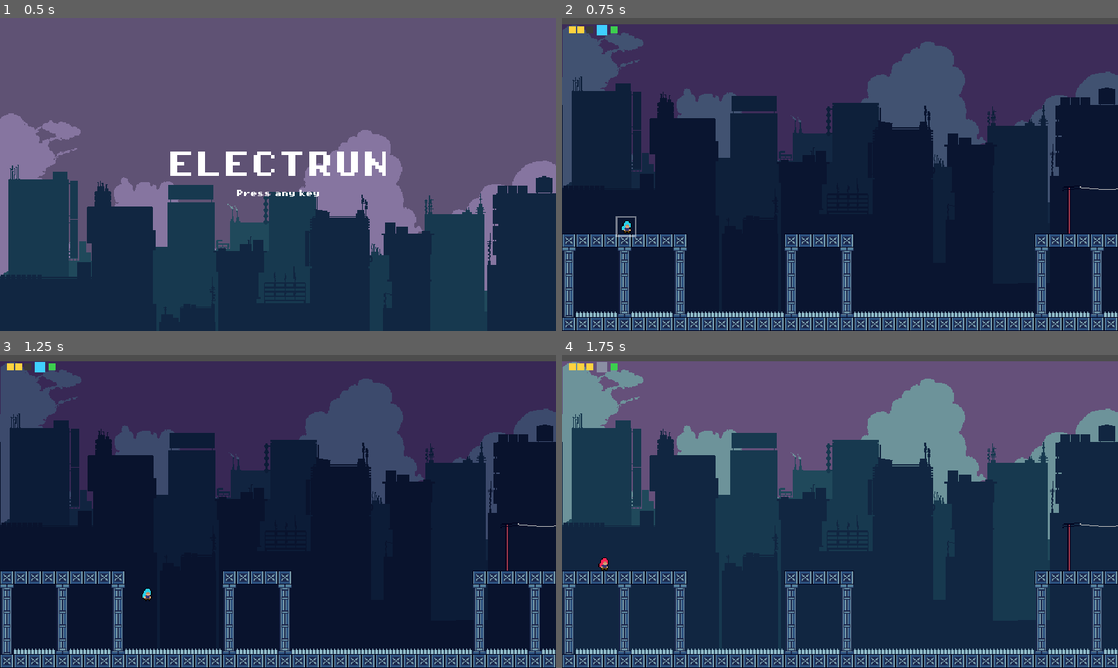
Above: before the commit, frames 1-4 (two rows, left to right).
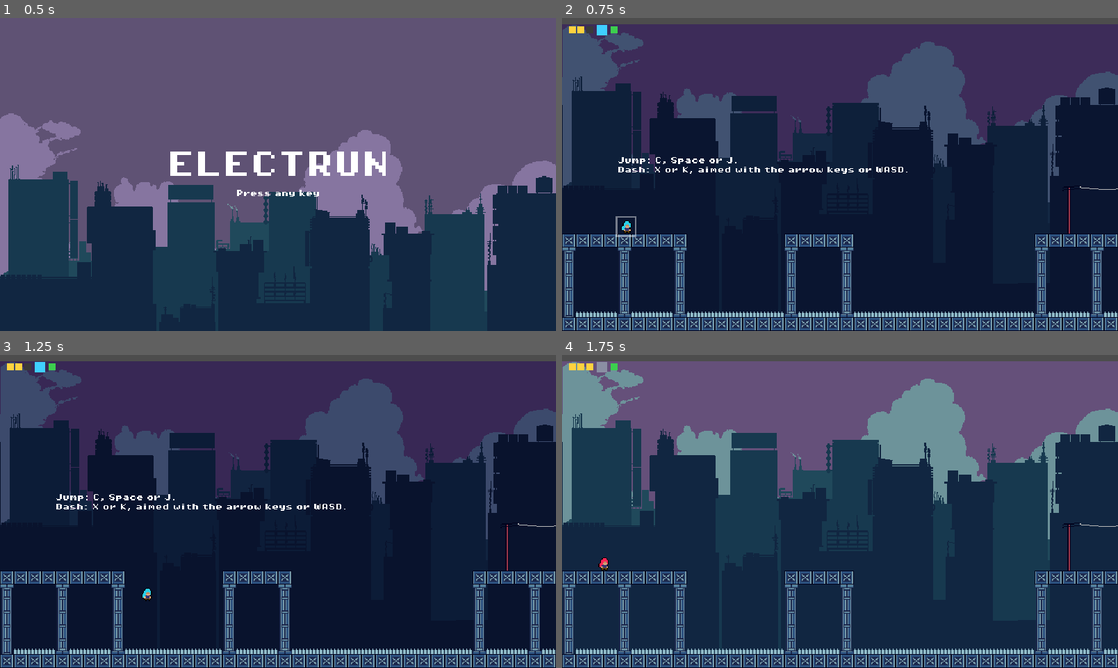
Above: after the commit, the same moments.

Repository: Pat-Rosander/TRI10NWARE
Game: Godot game, scene res://world/main.tscn
The game is run twice, just before and just after one commit, with the same random seed, the same clock (stepped at 60 frames per second) and the same inputs.
Inputs (mouse positions are in pixels of both pictures, inside the frame that each line leads up to):
- Up to frame 1 (0.5 s): no input
- Up to frame 2 (0.75 s): tap Enter at 0.5 s; move the mouse to (962, 158) at 0.52 s; hold Right (move_right) from 0.53 s (still down); tap Z (switch) at 0.6 s; click (962, 158) at 0.67 s
- Up to frame 3 (1.25 s): keep holding Right (move_right); tap Space (jump) at 0.77 s
- Up to frame 4 (1.75 s): move the mouse to (728, 527) at 1.27 s; release Right (move_right) at 1.28 s; hold Down (move_down) from 1.28 s (still down); tap X (dash) at 1.35 s; click (728, 527) at 1.42 s; tap Space (jump) at 1.52 s; tap Z (switch) at 1.55 s

Frame 1 is identical in both runs. In frame 2, 0.5% of the frame differs, in the area x 10-63%, y 44-50%; in frame 3, 0.5%; in frame 4, nothing differs.

Commit message:
M6 step 6: Control hints
Co-Authored-By: Claude Opus 5.5 <noreply@anthropic.com>

Diff:
--- a/game/autoload/game_state.gd
+++ b/game/autoload/game_state.gd
@@ -1,7 +1,8 @@
 # GameState autoload, the save record: committed collectible IDs, permanent unlock flags and the
 # completion flag, kept apart from the temporary electricity a death resets, plus the run's tick
-# count and the best completion time. Progress lives in memory for the session only; the best time
-# is the one value saved to disk (user://best.cfg, M6 step 5). Serves AC G-02.
+# count, the best completion time and the control hints already shown this run. Progress lives in
+# memory for the session only; the best time is the one value saved to disk (user://best.cfg,
+# M6 step 5). Serves AC G-02.
 extends Node
 
 ## Where the best completion time is saved. In the browser, user:// is browser storage.
@@ -22,6 +23,7 @@
 
 var _collectibles: Dictionary = {}
 var _unlocks: Dictionary = {}
+var _hints: Dictionary = {}
 
 
 func _ready() -> void:
@@ -57,16 +59,27 @@
 	return _unlocks.has(flag)
 
 
+## Records the hint [param id] ("<room_id>/<NodeName>") as shown for the rest of this run.
+func mark_hint_shown(id: String) -> void:
+	_hints[id] = true
+
+
+## True if the hint [param id] has been shown this run.
+func is_hint_shown(id: String) -> bool:
+	return _hints.has(id)
+
+
 ## Records that the game has been completed.
 func mark_completed() -> void:
 	completed = true
 
 
-## Starts a new run: no collectibles, no unlocks, not completed, the timer at zero. The best time
-## is kept.
+## Starts a new run: no collectibles, no unlocks, no hints shown, not completed, the timer at
+## zero. The best time is kept.
 func reset() -> void:
 	_collectibles.clear()
 	_unlocks.clear()
+	_hints.clear()
 	completed = false
 	run_ticks = 0
 	last_run_was_best = false
--- a/game/autoload/tuning.gd
+++ b/game/autoload/tuning.gd
@@ -20,6 +20,8 @@
 var respawn_ticks: int
 var room_transition_ticks: int
 var flow_fade_ticks: int
+var hint_ticks: int
+var hint_fade_ticks: int
 
 
 # Runs in _init, not _ready, so the values exist before any other autoload's _ready.
@@ -43,6 +45,8 @@
 	respawn_ticks = seconds_to_ticks(data.respawn_s)
 	room_transition_ticks = seconds_to_ticks(data.room_transition_s)
 	flow_fade_ticks = seconds_to_ticks(data.flow_fade_s)
+	hint_ticks = seconds_to_ticks(data.hint_s)
+	hint_fade_ticks = seconds_to_ticks(data.hint_fade_s)
 
 
 ## Converts a duration in seconds to the nearest whole number of 60 Hz ticks.
--- a/game/config/tuning.tres
+++ b/game/config/tuning.tres
@@ -50,6 +50,8 @@
 inactive_platform_alpha = 0.35
 glow_hint_alpha = 0.3
 coin_counter_s = 2.0
+hint_s = 5.0
+hint_fade_s = 0.5
 stick_deadzone = 0.2
 music_volume = 0.7
 trace_memory_limit = 100000
--- a/game/config/tuning_data.gd
+++ b/game/config/tuning_data.gd
@@ -72,6 +72,8 @@
 @export var inactive_platform_alpha: float
 @export var glow_hint_alpha: float
 @export var coin_counter_s: float
+@export var hint_s: float
+@export var hint_fade_s: float
 
 @export_group("Input")
 @export var stick_deadzone: float
--- /dev/null
+++ b/game/objects/hint/hint.gd
@@ -0,0 +1,85 @@
+# A control hint placed in a room's Objects: a pixel-font label shown the first time its room is
+# entered in a run (room_enter), held for hint_s, then faded over hint_fade_s. Its clock is the
+# run's tick count, so it waits behind the title, while paused and during a crossing's slide. It
+# never shows again in the same run; GameState remembers it. Visual only: no rule reads it.
+@tool
+class_name Hint
+extends Node2D
+
+# Waiting on room_enter (IDLE), on screen (SHOWING), or gone for this run (DONE).
+enum _Phase { IDLE, SHOWING, DONE }
+
+## The hint's text; the owner rewrites it freely.
+@export_multiline var text: String = "": set = _set_text
+
+## "<room_id>/<NodeName>"; read from the Room ancestor on ready.
+var id: String = ""
+
+var _phase: _Phase = _Phase.IDLE
+# Run ticks counted while showing, and GameState.run_ticks when last read.
+var _elapsed: int = 0
+var _last_run_ticks: int = 0
+
+@onready var _label: Label = $Label
+
+
+func _ready() -> void:
+	_label.text = text
+	if Engine.is_editor_hint():
+		return
+	id = _room_id() + "/" + String(name)
+	hide()
+	Trace.event_logged.connect(_on_event_logged)
+
+
+# Visual only: advances by the run ticks that passed since the last frame, then sets the opacity.
+func _process(_delta: float) -> void:
+	if Engine.is_editor_hint() or _phase != _Phase.SHOWING:
+		return
+	var now: int = GameState.run_ticks
+	if now > _last_run_ticks:
+		if _elapsed == 0:
+			# Marked on the first counted tick, not on room_enter: at launch, room_enter comes
+			# behind the title, before start() resets the run.
+			GameState.mark_hint_shown(id)
+		_elapsed += now - _last_run_ticks
+	_last_run_ticks = now
+	var hold: int = Tuning.hint_ticks
+	var fade: int = Tuning.hint_fade_ticks
+	if _elapsed >= hold + fade:
+		_phase = _Phase.DONE
+		hide()
+		return
+	modulate.a = 1.0 if _elapsed < hold else 1.0 - float(_elapsed - hold) / float(fade)
+
+
+## True while the hint is on screen (including its fade).
+func is_showing() -> bool:
+	return _phase == _Phase.SHOWING
+
+
+func _on_event_logged(entry: Dictionary) -> void:
+	if _phase != _Phase.IDLE or entry["event"] != "room_enter":
+		return
+	if entry["data"].get("room", "") != _room_id() or GameState.is_hint_shown(id):
+		return
+	_phase = _Phase.SHOWING
+	_elapsed = 0
+	_last_run_ticks = GameState.run_ticks
+	modulate.a = 1.0
+	show()
+
+
+func _set_text(value: String) -> void:
+	text = value
+	if _label != null:
+		_label.text = value
+
+
+func _room_id() -> String:
+	var node: Node = get_parent()
+	while node != null:
+		if node is Room:
+			return String((node as Room).room_id)
+		node = node.get_parent()
+	return ""
--- /dev/null
+++ b/game/objects/hint/hint.tscn
@@ -0,0 +1,13 @@
+[gd_scene load_steps=3 format=3]
+
+[ext_resource type="Script" path="res://objects/hint/hint.gd" id="1_script"]
+[ext_resource type="Theme" path="res://ui/theme.tres" id="2_theme"]
+
+[node name="Hint" type="Node2D"]
+script = ExtResource("1_script")
+
+[node name="Label" type="Label" parent="."]
+offset_right = 1.0
+offset_bottom = 1.0
+mouse_filter = 2
+theme = ExtResource("2_theme")
--- a/game/rooms/level_1/level_1.tscn
+++ b/game/rooms/level_1/level_1.tscn
@@ -9,6 +9,7 @@
 [ext_resource type="Script" uid="uid://c7gvw3tp0t3la" path="res://objects/goal/goal_zone.gd" id="5_goal"]
 [ext_resource type="PackedScene" path="res://objects/collectible/collectible.tscn" id="6_collectible"]
 [ext_resource type="Script" uid="uid://b37sfq6rb0f00" path="res://rooms/room_info.gd" id="7_info"]
+[ext_resource type="PackedScene" path="res://objects/hint/hint.tscn" id="8_hint"]
 
 [sub_resource type="Resource" id="RoomInfo_room"]
 script = ExtResource("7_info")
@@ -61,6 +62,10 @@
 script = ExtResource("5_goal")
 width_px = 208
 
+[node name="Hint" parent="Objects" instance=ExtResource("8_hint")]
+position = Vector2(64, 168)
+text = "Switch to flow: Z or L."
+
 [node name="Collectibles" type="Node2D" parent="."]
 
 [node name="Collectible" parent="Collectibles" instance=ExtResource("6_collectible")]
--- a/game/rooms/tutorial_1/tutorial_1.tscn
+++ b/game/rooms/tutorial_1/tutorial_1.tscn
@@ -6,6 +6,7 @@
 [ext_resource type="Script" uid="uid://cbr2itwxp42qq" path="res://rooms/room_entrance.gd" id="3_entrance"]
 [ext_resource type="Texture2D" uid="uid://dux2iwis13ekj" path="res://art/backdrop/bg_layer2.png" id="3_nos1v"]
 [ext_resource type="Script" uid="uid://b37sfq6rb0f00" path="res://rooms/room_info.gd" id="7_info"]
+[ext_resource type="PackedScene" path="res://objects/hint/hint.tscn" id="8_hint"]
 
 [sub_resource type="Resource" id="RoomInfo_room"]
 script = ExtResource("7_info")
@@ -51,6 +52,11 @@
 
 [node name="Objects" type="Node2D" parent="."]
 
+[node name="Hint" parent="Objects" instance=ExtResource("8_hint")]
+position = Vector2(64, 168)
+text = "Jump: C, Space or J.
+Dash: X or K, aimed with the arrow keys or WASD."
+
 [node name="Collectibles" type="Node2D" parent="."]
 
 [node name="Entrances" type="Node2D" parent="."]
--- /dev/null
+++ b/game/tests/unit/test_hints.gd
@@ -0,0 +1,153 @@
+# Tests the control hints through a real Main scene: the first entry to a room shows its hint, held
+# for hint_s and faded over hint_fade_s; it waits behind the title and while paused; it does not
+# come back after a death or a re-entry; a new run shows it again (M6 step 6). Visual only.
+extends TestCase
+
+const MAIN_SCENE: PackedScene = preload("res://world/main.tscn")
+const WorldScript: GDScript = preload("res://world/world.gd")
+const PauseMenuScript: GDScript = preload("res://ui/pause_menu.gd")
+const STEP: float = 1.0 / 60.0
+
+var _main: Node
+var _world: WorldScript
+var _player: Player
+var _hold: int = 0
+var _fade: int = 0
+
+
+func test_first_entry_shows_it_and_it_waits_behind_the_title() -> void:
+	_setup()
+	var hint: Hint = _hint()
+	assert_eq(hint.id, "tutorial_1/Hint", "room ID plus node name")
+	assert_true(hint.visible, "shown on the first entry, behind the title")
+	_run(60)
+	_frames(hint, 60)
+	assert_eq(GameState.run_ticks, 0, "no ticks on the title")
+	assert_eq(hint.modulate.a, 1.0, "fully shown")
+	assert_false(GameState.is_hint_shown(hint.id), "its timer has not started")
+	_world.start()
+	_tick(hint, _hold - 1)
+	assert_true(GameState.is_hint_shown(hint.id), "remembered once its timer runs")
+	assert_true(hint.visible, "still shown one tick before hint_s")
+	assert_eq(hint.modulate.a, 1.0, "not fading yet")
+	@warning_ignore("integer_division")
+	var half: int = _fade / 2
+	_tick(hint, 1 + half)
+	assert_true(hint.modulate.a > 0.0 and hint.modulate.a < 1.0, "fading")
+	_tick(hint, _fade - half - 1)
+	assert_true(hint.visible, "one tick before the fade ends")
+	_tick(hint, 1)
+	assert_false(hint.visible, "gone after hint_s plus hint_fade_s")
+	assert_false(hint.is_showing())
+	_finish()
+
+
+func test_timer_stands_still_while_paused() -> void:
+	_setup()
+	var hint: Hint = _hint()
+	_world.start()
+	_tick(hint, 10)
+	var pause: PauseMenuScript = _main.get_node("PauseMenu") as PauseMenuScript
+	pause.open()
+	assert_false(_world.can_process(), "World gets no physics steps while paused")
+	assert_false(hint.can_process(), "the hint pauses with its room")
+	_frames(hint, 600)
+	pause.resume()
+	_tick(hint, _hold + _fade - 11)
+	assert_true(hint.visible, "the pause added no time")
+	_tick(hint, 1)
+	assert_false(hint.visible, "gone exactly hint_s plus hint_fade_s of play later")
+	_finish()
+
+
+func test_no_repeat_after_a_death_or_a_re_entry() -> void:
+	_setup()
+	_world.start()
+	_tick(_hint(), 10)
+	_player.flow.countdown_expired = true
+	_run(1)
+	assert_eq(_world.play_state, WorldScript.PlayState.DYING)
+	for i: int in 120:
+		if _world.play_state == WorldScript.PlayState.PLAYING:
+			break
+		_run(1)
+	assert_eq(_world.play_state, WorldScript.PlayState.PLAYING, "respawned")
+	var rebuilt: Hint = _hint()
+	_tick(rebuilt, 5)
+	assert_false(rebuilt.visible, "not shown after a death")
+	_world.load_room(&"level_1", &"start")
+	_world.load_room(&"tutorial_1", &"start")
+	var again: Hint = _hint()
+	_tick(again, 5)
+	assert_false(again.visible, "not shown on a re-entry")
+	_finish()
+
+
+func test_a_new_run_shows_it_again() -> void:
+	_setup()
+	_world.start()
+	_tick(_hint(), _hold + _fade)
+	assert_true(GameState.is_hint_shown("tutorial_1/Hint"))
+	_world.play_state = WorldScript.PlayState.COMPLETE
+	_world.replay()
+	assert_false(GameState.is_hint_shown("tutorial_1/Hint"), "a new run forgets it")
+	var hint: Hint = _hint()
+	assert_true(hint.visible, "shown again in the new run")
+	_tick(hint, 1)
+	assert_eq(hint.modulate.a, 1.0)
+	_finish()
+
+
+func test_level_1_shows_its_switch_hint() -> void:
+	_setup()
+	_world.start()
+	_world.load_room(&"level_1", &"start")
+	var hint: Hint = _hint()
+	assert_eq(hint.id, "level_1/Hint")
+	assert_true(hint.visible, "shown on entering level_1")
+	assert_false(hint.text.is_empty(), "it has text")
+	_tick(hint, 1)
+	assert_true(GameState.is_hint_shown("level_1/Hint"))
+	_finish()
+
+
+# A Main scene on the title, in the start room (tutorial_1), its World reading a
+# ScriptedInputSource.
+func _setup() -> void:
+	Trace.begin_session(true)
+	GameState.reset()
+	_hold = Tuning.hint_ticks
+	_fade = Tuning.hint_fade_ticks
+	_main = add_node(MAIN_SCENE.instantiate())
+	_world = _main.get_node("World") as WorldScript
+	_player = _world.get_node("Player") as Player
+	var input: ScriptedInputSource = add_node(ScriptedInputSource.new()) as ScriptedInputSource
+	_world.set_input_source(input)
+
+
+# The current room's hint.
+func _hint() -> Hint:
+	return _world._room.get_node("Objects/Hint") as Hint
+
+
+func _run(ticks: int) -> void:
+	for i: int in ticks:
+		_world._physics_process(STEP)
+
+
+# Runs [param ticks] ticks, each followed by one rendered frame of [param hint].
+func _tick(hint: Hint, ticks: int) -> void:
+	for i: int in ticks:
+		_world._physics_process(STEP)
+		hint._process(STEP)
+
+
+# Runs [param count] rendered frames of [param hint] with no tick.
+func _frames(hint: Hint, count: int) -> void:
+	for i: int in count:
+		hint._process(STEP)
+
+
+func _finish() -> void:
+	_main.get_tree().paused = false
+	GameState.reset()
--- a/game/tests/unit/test_trace.gd
+++ b/game/tests/unit/test_trace.gd
@@ -21,7 +21,7 @@
 	assert_eq(data["target"], OS.get_name(), "target")
 	assert_eq(data["tick_rate"], 60, "tick_rate")
 	var tuning: Dictionary = data["tuning"]
-	assert_eq(tuning.size(), 51, "every tuning field")
+	assert_eq(tuning.size(), 53, "every tuning field")
 	assert_eq(tuning["coyote_s"], 0.1, "a tuning value")
 
 
--- a/game/tests/unit/test_tuning.gd
+++ b/game/tests/unit/test_tuning.gd
@@ -56,6 +56,8 @@
 	"inactive_platform_alpha": 0.35,
 	"glow_hint_alpha": 0.3,
 	"coin_counter_s": 2.0,
+	"hint_s": 5.0,
+	"hint_fade_s": 0.5,
 	"stick_deadzone": 0.2,
 	"music_volume": 0.7,
 	"trace_memory_limit": 100000,
@@ -75,6 +77,8 @@
 	"respawn_ticks": 15,
 	"room_transition_ticks": 18,
 	"flow_fade_ticks": 9,
+	"hint_ticks": 300,
+	"hint_fade_ticks": 30,
 }
 
 
Not shown, added: game/objects/hint/hint.gd.uid
Not shown: 1 places in game/rooms/level_1/level_1.tscn that only renumber resources
Not shown: 1 places in game/rooms/tutorial_1/tutorial_1.tscn that only renumber resources
Not shown, added: game/tests/unit/test_hints.gd.uid
Not shown, changed: docs/build_journal.md
Not shown, changed: docs/decision_log.md
